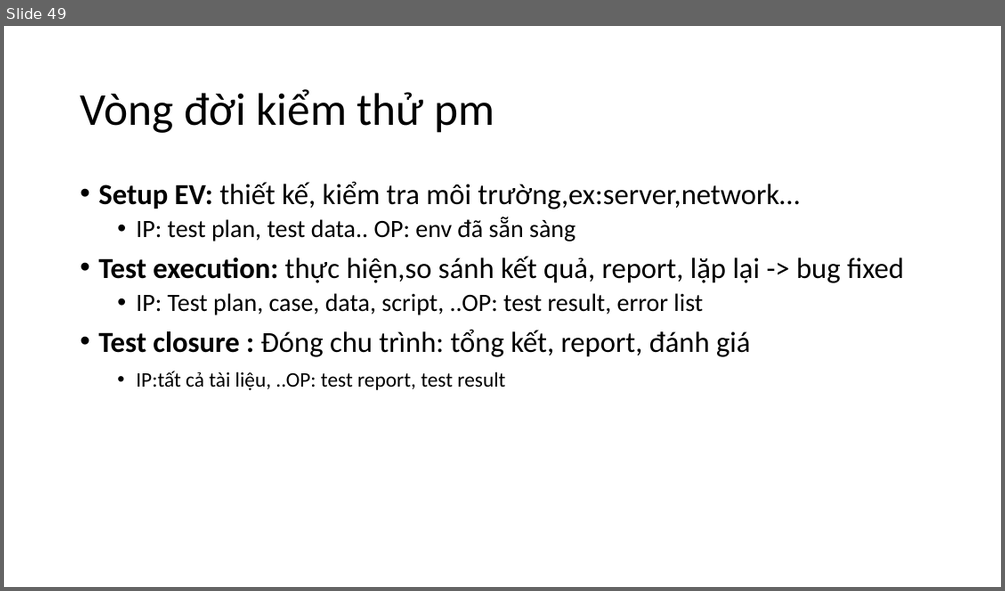
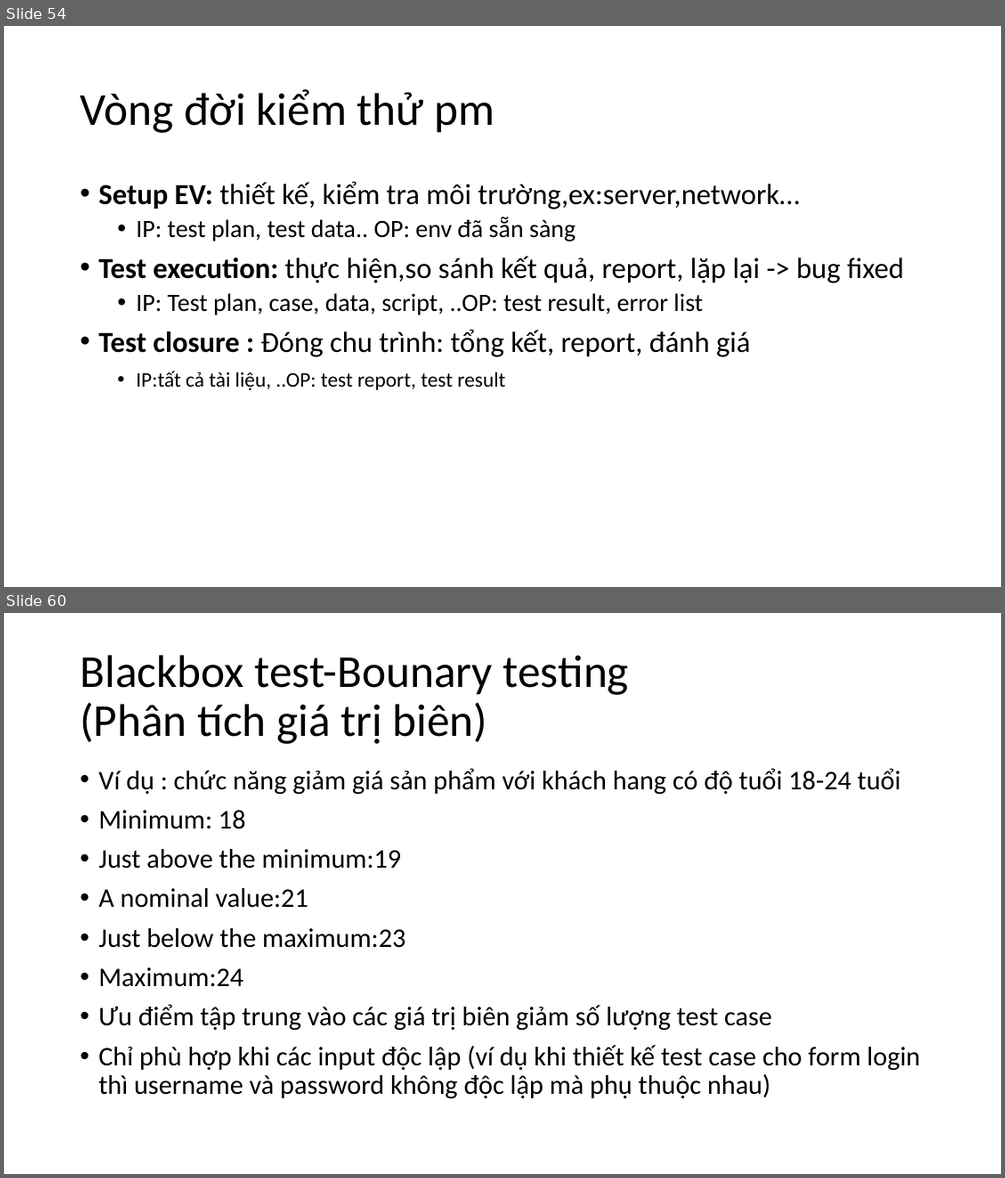
Before and after one commit to shinnobi/software_testing, a slide deck: slide/VMP_SOFTWARE_TEST.pptx. Shown one above the other, each under a label of ours: slide 49 before the commit, slides 54 and 60 after it; the slides between them are not shown. The pictures are 1005x591 and 1005x1178 pixels, drawn with LibreOffice and Linux fonts; fonts in the diff are those of the drawing. Boxes give left, top, right and bottom in pixels: in the first picture for what was removed or moved away, otherwise in the second. Text is boxed around its words. In the diff, an @@ line names an element or a change of style, - is before the commit and + after.

```diff
--- a/slide/VMP_SOFTWARE_TEST.pptx
+++ b/slide/VMP_SOFTWARE_TEST.pptx
@@ slide 60 added at [4, 613, 1001, 1174], background #FFFFFF @@
@@ title added at [80, 655, 629, 744], 44 pt, text #000000 @@
+Blackbox test-Bounary testing
+(Phân tích giá trị biên)
@@ text added at [98, 768, 920, 1099], 25.9 pt, text #000000 @@
+• Ví dụ : chức năng giảm giá sản phẩm với khách hang có độ tuổi 18-24 tuổi
+• Minimum: 18
+• Just above the minimum:19
+• A nominal value:21
+• Just below the maximum:23
+• Maximum:24
+• Ưu điểm tập trung vào các giá trị biên giảm số lượng test case
+• Chỉ phù hợp khi các input độc lập (ví dụ khi thiết kế test case cho form login thì username và password không độc lập mà phụ thuộc nhau)
@@ what was slide 49 is now slide 54 @@
```
Also in this commit, not shown: 3 slides changed, 29 other slides added, 1 slide removed, 1 other file.
